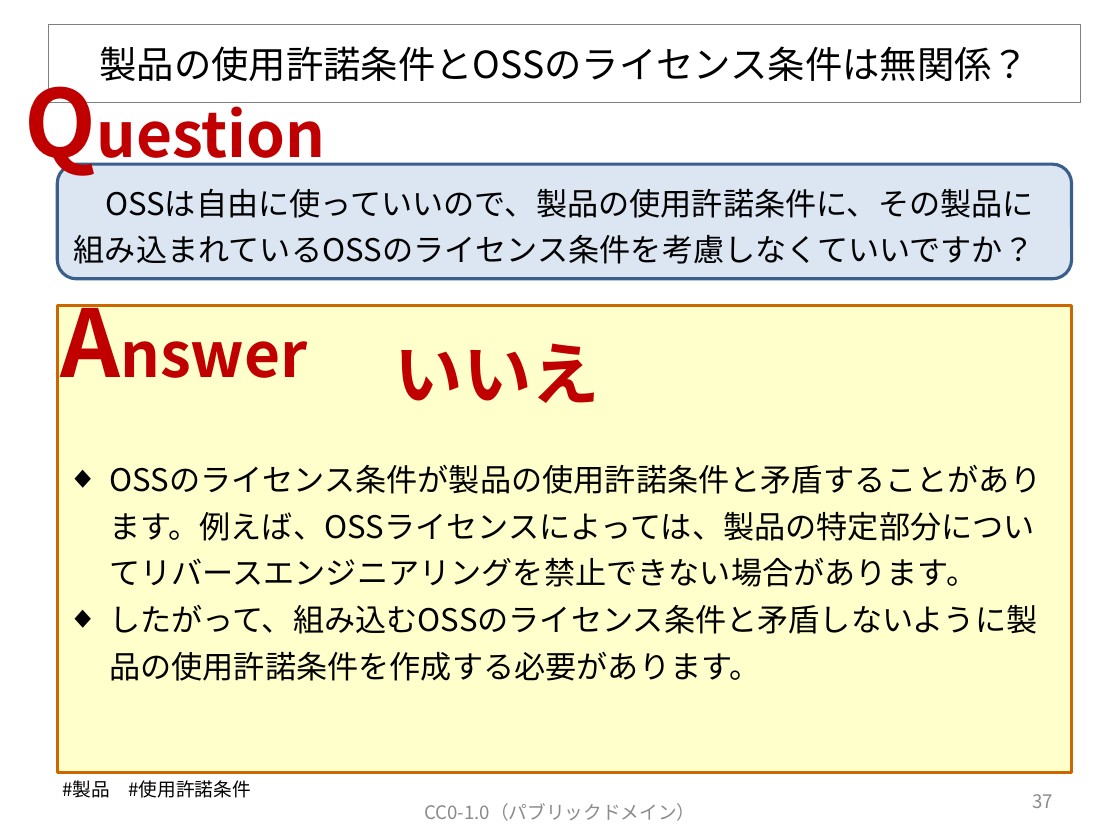
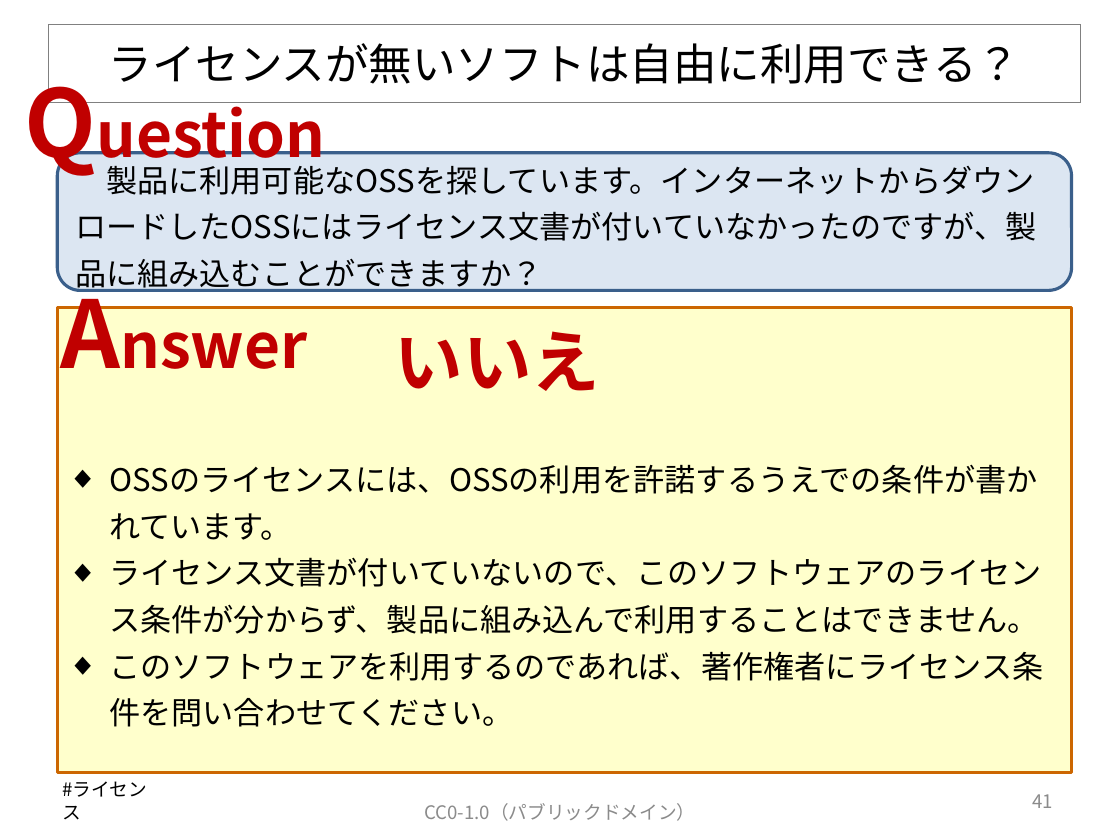
Before and after one commit to OpenChain-Project/OpenChain-JWG, a slide deck: slide 42 of Education_Material/FAQ/OSSライセンス関連でよくある誤解_CC0.pptx (slide 38 before the commit). Drawn at 1120x840 pixels with LibreOffice and Linux fonts; fonts in the diff are those of the drawing. Boxes give left, top, right and bottom in pixels: in the first picture for what was removed or moved away, otherwise in the second. Text is boxed around its words. In the diff, an @@ line names an element or a change of style, - is before the commit and + after.

Commit message:
V6を公開します。

```diff
--- a/Education_Material/FAQ/OSSライセンス関連でよくある誤解_CC0.pptx
+++ b/Education_Material/FAQ/OSSライセンス関連でよくある誤解_CC0.pptx
@@ title at (109,43,1021,84): text changed; size 24 to 28 pt @@
-製品の使用許諾条件とOSSのライセンス条件は無関係？
+ライセンスが無いソフトは自由に利用できる？
@@ rounded rectangle "製品に利用可能なOSSを探しています。インターネットからダウンロードしたOSSにはライセンス文書が付いていなかったのです ...": place and size @@
-rounded rectangle "製品に利用可能なOSSを探しています。インターネットからダウンロードしたOSSにはライセンス文書が付いていなかったのです ..." at (57,165,1072,279)
+rounded rectangle "製品に利用可能なOSSを探しています。インターネットからダウンロードしたOSSにはライセンス文書が付いていなかったのです ..." at (57,152,1072,290)
@@ text in rounded rectangle at (75,166,1037,292): text changed @@
-OSSは自由に使っていいので、製品の使用許諾条件に、その製品に組み込まれているOSSのライセンス条件を考慮しなくていいですか？
+製品に利用可能なOSSを探しています。インターネットからダウンロードしたOSSにはライセンス文書が付いていなかったのですが、製品に組み込むことができますか？
@@ text "Answer": place and size @@
-text "Answer" at (49,279,344,403)
+text "Answer" at (49,269,344,393)
@@ text "いいえ": place and size @@
-text "いいえ" at (395,343,600,403)
+text "いいえ" at (395,331,600,391)
@@ text at (109,464,1043,727): text changed @@
-◆ OSSのライセンス条件が製品の使用許諾条件と矛盾することがあります。例えば、OSSライセンスによっては、製品の特定部分についてリバースエンジニアリングを禁止できない場合があります。
-◆ したがって、組み込むOSSのライセンス条件と矛盾しないように製品の使用許諾条件を作成する必要があります。
+◆ OSSのライセンスには、OSSの利用を許諾するうえでの条件が書かれています。
+◆ ライセンス文書が付いていないので、このソフトウェアのライセンス条件が分からず、製品に組み込んで利用することはできません。
+◆ このソフトウェアを利用するのであれば、著作権者にライセンス条件を問い合わせてください。
@@ text at (62,781,147,820): text changed @@
-#製品 #使用許諾条件
+#ライセンス
@@ page number at (1032,794,1053,808): text changed @@
-37
+41
```
Also in this commit, not shown: 4 other slides changed, 11 slides added.
